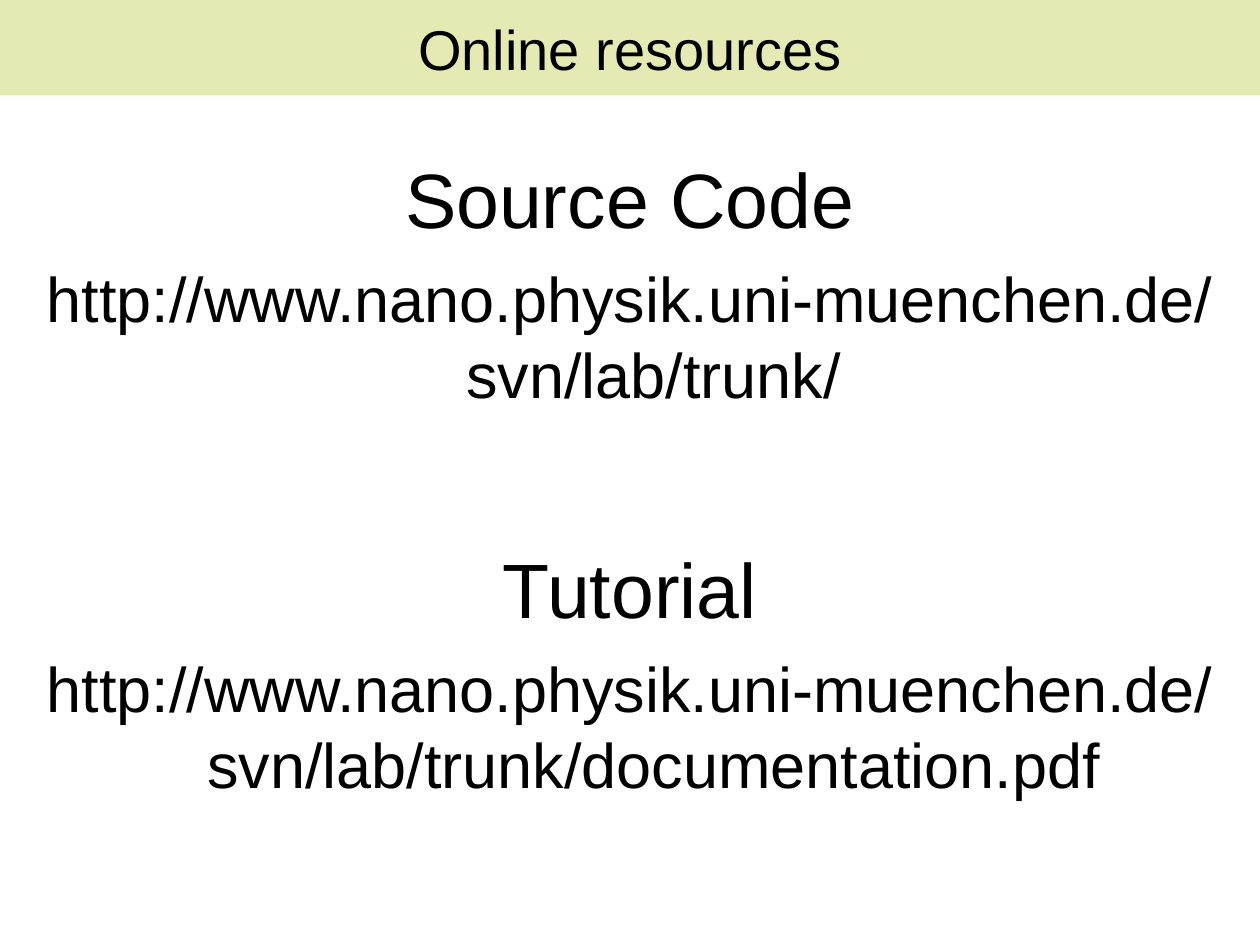
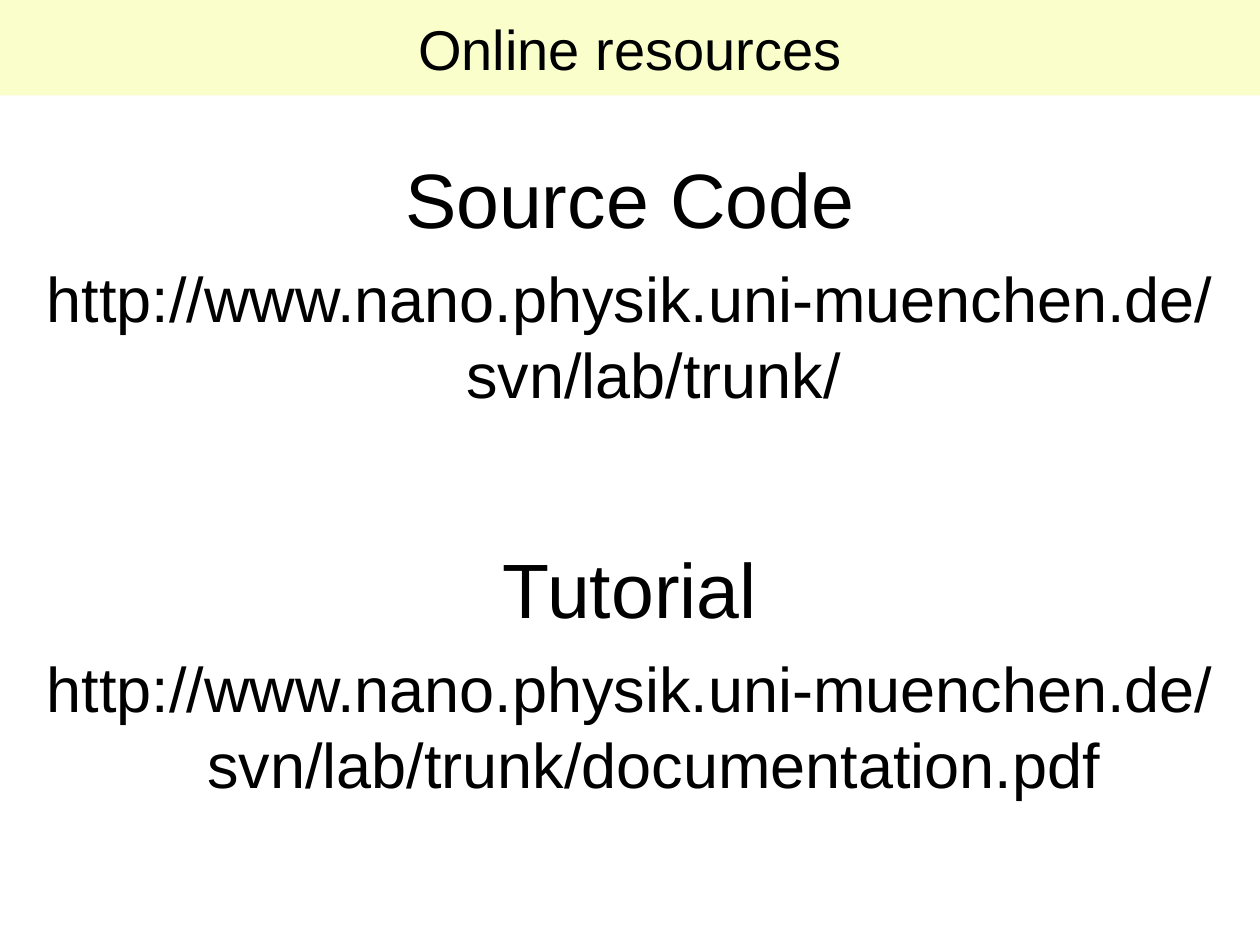
Before and after one commit to lab-measurement/Lab-Measurement, a slide deck: slide 8 of VISA/Tutorial/Talk/Lab-VISA.ppt. Drawn at 1260x945 pixels with LibreOffice and Linux fonts; fonts in the diff are those of the drawing. Boxes give left, top, right and bottom in pixels: in the first picture for what was removed or moved away, otherwise in the second. Text is boxed around its words. In the diff, an @@ line names an element or a change of style, - is before the commit and + after.

```diff
--- a/VISA/Tutorial/Talk/Lab-VISA.ppt
+++ b/VISA/Tutorial/Talk/Lab-VISA.ppt
@@ title "Online resources" at bbox=[0, 0, 1260, 96]: fill #E5EAB4 to #F9FECA @@
```
Also in this commit, not shown: 7 other slides changed, 1 other file.
